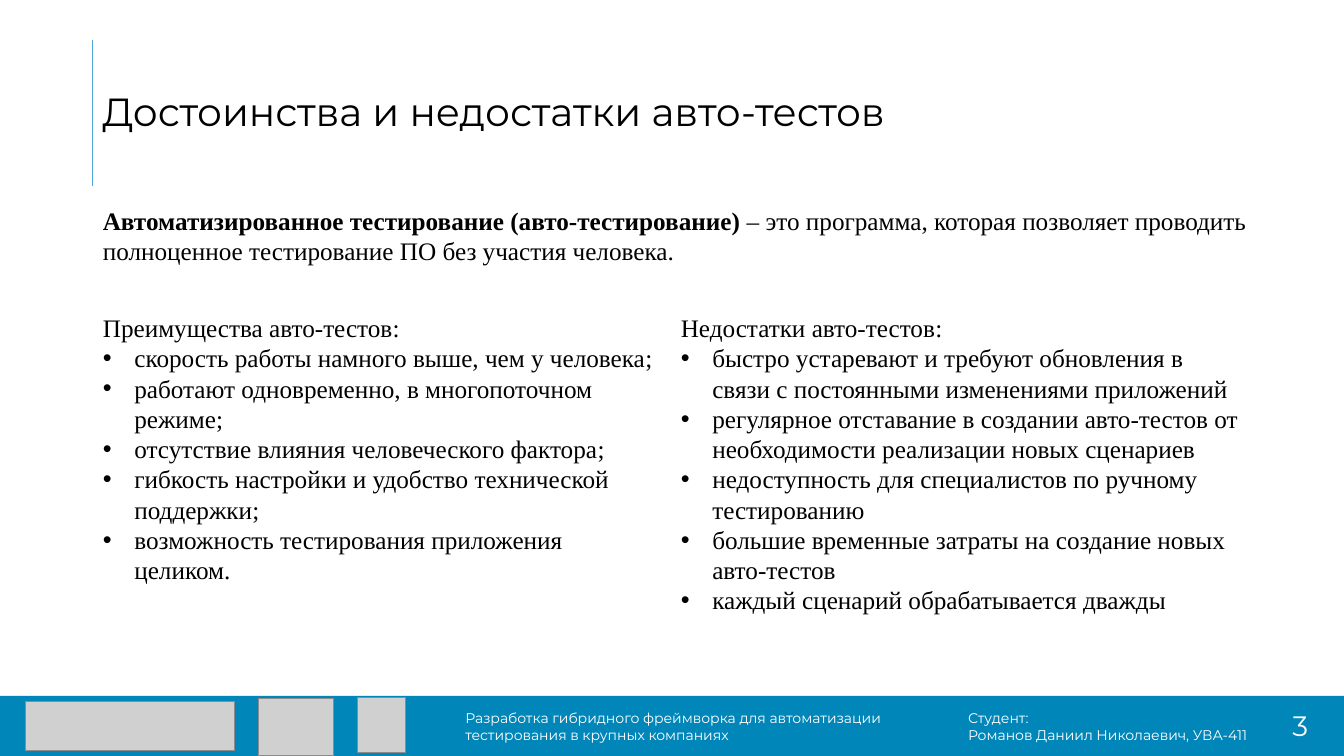
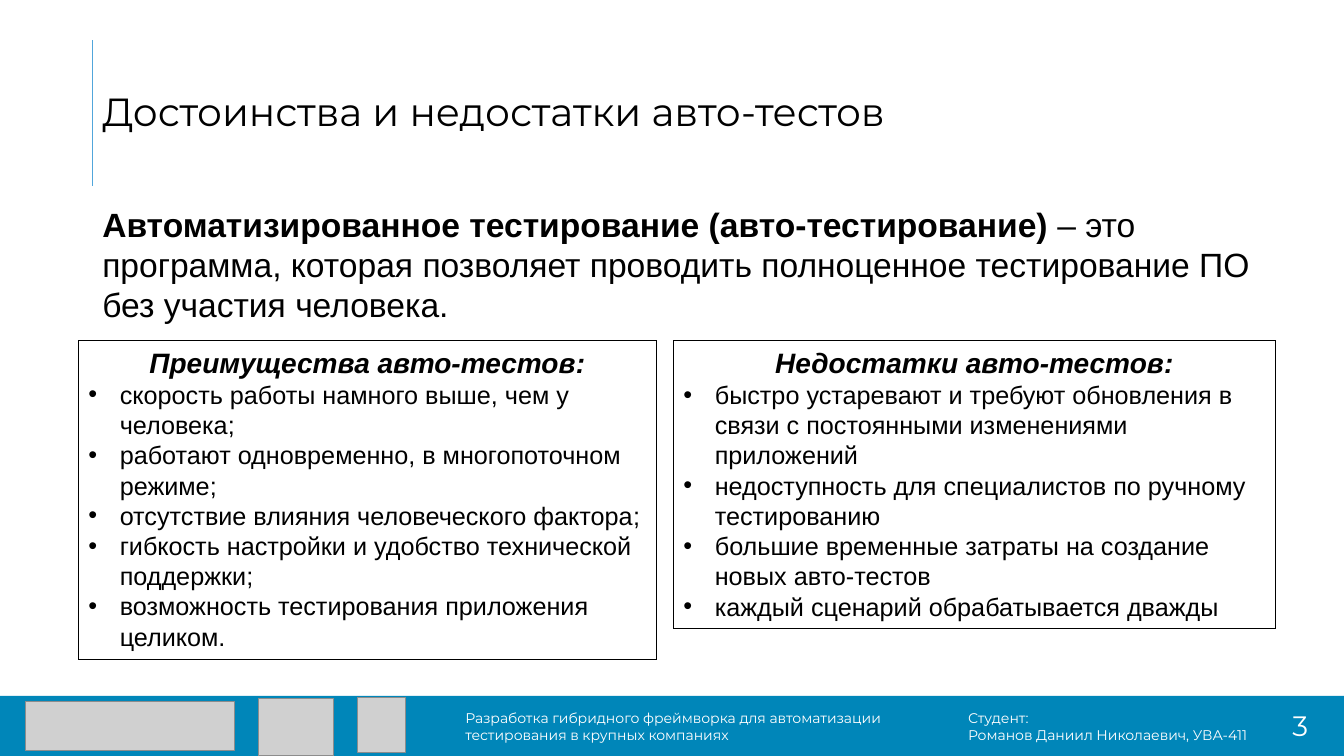
Before and after one commit to DanielRomanoff/practice, a slide deck: slide 3 of презентация.pptx. Drawn at 1344x756 pixels with LibreOffice and Linux fonts; fonts in the diff are those of the drawing; grey boxes stand for pictures. Boxes give left, top, right and bottom in pixels: in the first picture for what was removed or moved away, otherwise in the second. Text is boxed around its words. In the diff, an @@ line names an element or a change of style, - is before the commit and + after.

```diff
--- a/презентация.pptx
+++ b/презентация.pptx
@@ text "Автоматизированное тестирование (авто-тестирование) – это ..." at bbox=[102, 212, 1249, 324]: size 18 to 24 pt, font Times New Roman to Arial @@
@@ rectangle "Преимущества авто-тестов:": place and size @@
-rectangle "Преимущества авто-тестов:" at bbox=[103, 320, 652, 584]
+rectangle "Преимущества авто-тестов:" at bbox=[79, 341, 656, 659]
@@ rectangle "Преимущества авто-тестов:" at bbox=[79, 341, 656, 659]: size 18 to 20 pt, bold on, italic on in "Преимущества авто-тестов:"; font Times New Roman to Arial; alignment left to centre; outline none to #000000 0.75 pt @@
@@ rectangle "Недостатки авто-тестов:": place and size @@
-rectangle "Недостатки авто-тестов:" at bbox=[681, 320, 1237, 615]
+rectangle "Недостатки авто-тестов:" at bbox=[674, 341, 1275, 629]
@@ rectangle "Недостатки авто-тестов:" at bbox=[674, 341, 1275, 629]: size 18 to 20 pt, bold on, italic on in "Недостатки авто-тестов:"; font Times New Roman to Arial; alignment left to centre; outline none to #000000 0.75 pt @@
@@ text in rectangle at bbox=[712, 416, 1237, 464]: paragraph removed @@
-• регулярное отставание в создании авто-тестов от необходимости реализации новых сценариев
```
Also in this commit, not shown: 6 other slides changed, 2 slides added, 5 other files.
